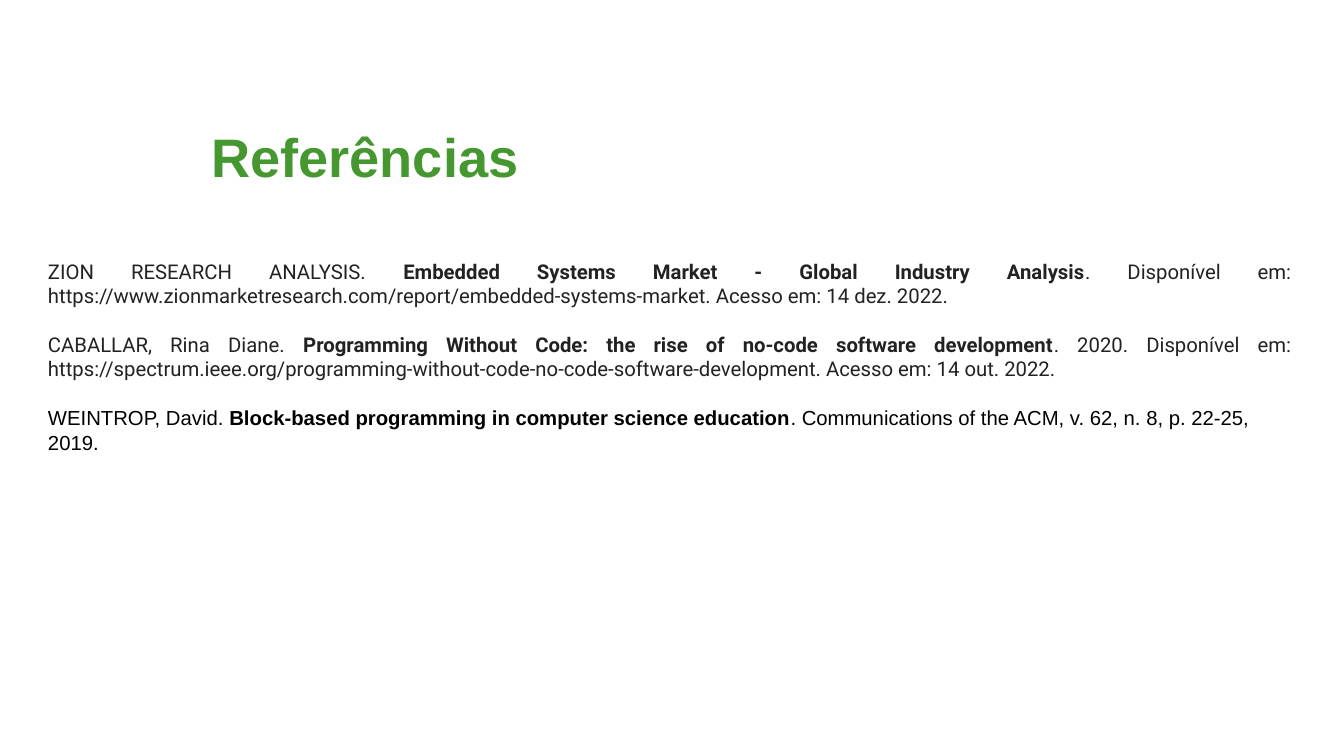
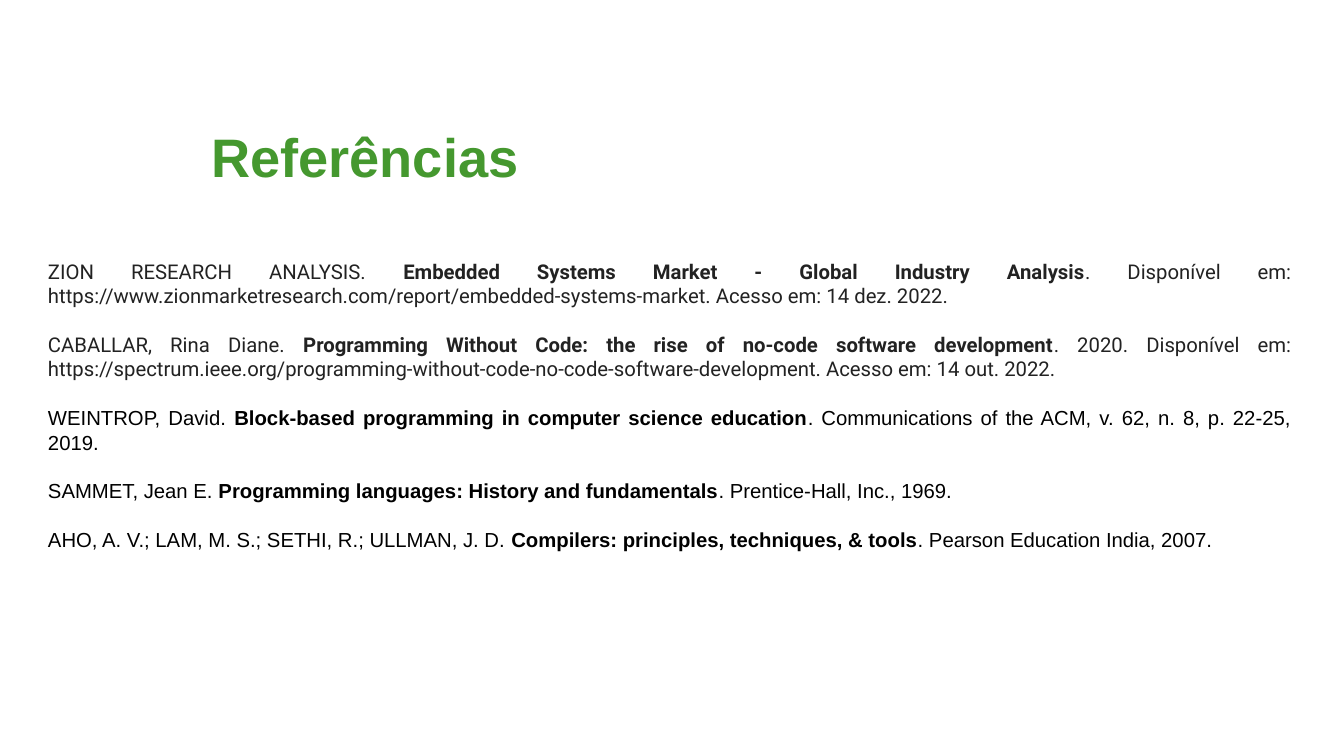
Before and after one commit to NycolasAbreu/Buggy_TCC, a slide deck: slide 11 of Slides TCC.pptx (slide 8 before the commit). Drawn at 1344x756 pixels with LibreOffice and Linux fonts; fonts in the diff are those of the drawing; background and template pictures are left out. Boxes give left, top, right and bottom in pixels: in the first picture for what was removed or moved away, otherwise in the second. Text is boxed around its words. In the diff, an @@ line names an element or a change of style, - is before the commit and + after.

```diff
--- a/Slides TCC.pptx
+++ b/Slides TCC.pptx
@@ text at bbox=[48, 410, 1290, 451]: alignment left to justified @@
@@ text at bbox=[48, 483, 1212, 552]: paragraphs added @@
+SAMMET, Jean E. Programming languages: History and fundamentals. Prentice-Hall, Inc., 1969.
+AHO, A. V.; LAM, M. S.; SETHI, R.; ULLMAN, J. D. Compilers: principles, techniques, & tools. Pearson Education India, 2007.
```
Also in this commit, not shown: 4 slides added, 1 slide removed.
